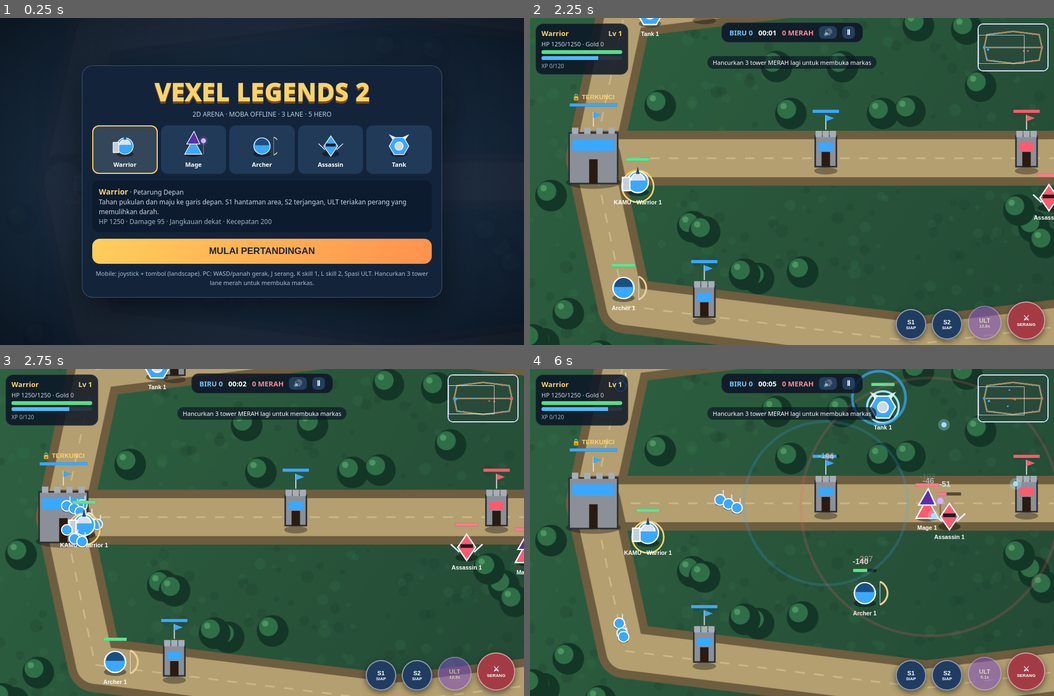
Above: before the commit, frames 1-4 (two rows, left to right).
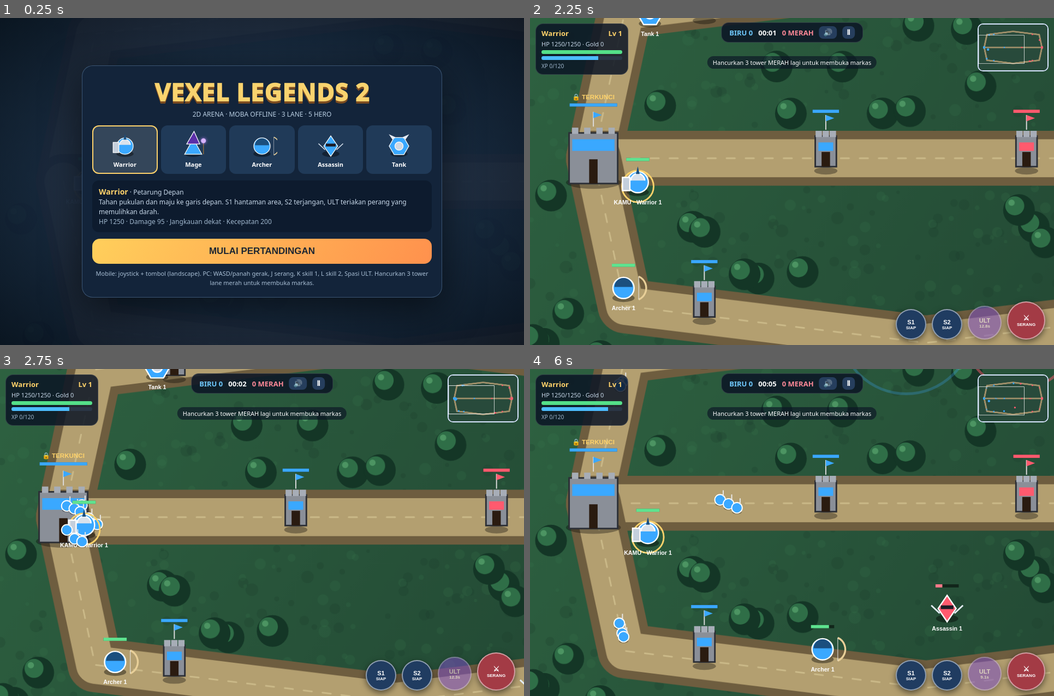
Above: after the commit, the same moments.

Repository: vexelkang-cell/gamepai
Game: browser game, page games/vexel-legend-2-arena/index.html
The game is run twice, just before and just after one commit, with the same random seed, the same clock (stepped at 60 frames per second) and the same inputs.
Inputs:
- Up to frame 1 (0.25 s): no input
- Up to frame 2 (2.25 s): click "MULAI PERTANDINGAN" at 0.27 s; hold Right 1.03-1.53 s; tap Space at 1.1, 1.6, 2.1 s; hold Down 1.58-1.85 s; hold Left from 1.9 s (still down)
- Up to frame 3 (2.75 s): release Left at 2.47 s; hold Up from 2.52 s (still down); tap Space at 2.6 s
- Up to frame 4 (6 s): release Up at 2.82 s; hold Right 2.87-3.53 s; tap Space every 0.5 s from 3.1 to 5.6 s; hold Up 3.58-3.82 s; hold Left 3.87-4.3 s; hold Down 4.35-4.68 s; hold Right 4.73-5.23 s; hold Down 5.28-5.55 s; hold Left from 5.6 s (still down)

Frame 1 is identical in both runs. In frame 2, 0.3% of the frame differs, in the area x 94-100%, y 6-62%; in frame 3, 0.5%; in frame 4, 4.6%, in the area x 40-100%, y 0-93%.

Commit message:
Restore aggressive enemy hero combat and balanced tower pushes

Diff:
--- a/games/vexel-legend-2-arena/index.html
+++ b/games/vexel-legend-2-arena/index.html
@@ -207,13 +207,12 @@
   const tw=enemyTower.s,td=enemyTower.d;
   const targetUnderTower=!!(target&&dist(target,tw)<tw.rng+45);
   const alliedMinions=U.filter(v=>!v.dead&&!v.hero&&v.team==='red'&&dist(v,tw)<tw.rng+85).length;
-  // Tower sedang sibuk bila tidak mengunci hero ini, termasuk saat menembaki minion atau hero kawan.
+  // Deteksi sasaran tower: minion atau hero biru yang sedang ditembaki tower.
   const towerVictim=near(enemies('blue'),tw,tw.rng);
-  const towerDistracted=!towerVictim||towerVictim!==h;
+  const towerTargetsOther=!towerVictim||towerVictim!==h;
   const enteringDanger=td<tw.rng+95&&(td<tw.rng+35||targetUnderTower);
-  // Jangan masuk zona tower sendirian jika tower justru sedang mengunci hero ini.
-  if(enteringDanger&&alliedMinions===0&&!towerDistracted){
-   h.aiTarget=null;
+  // Mundur hanya jika tower benar-benar mengunci hero ini dan belum ada minion merah sebagai tameng.
+  if(enteringDanger&&alliedMinions===0&&!towerTargetsOther){
    if(hp<.52)h.retreating=true;
    if(h.retreating){
     const home=Math.hypot(h.x-baseX,h.y-500);
@@ -226,13 +225,11 @@
    steerHero(h,tw.x+dx/len*safe,tw.y+dy/len*safe,dt);
    return;
   }
-  // Manfaatkan kesempatan mengepung tower saat tower sedang menembaki minion atau hero kawan.
-  if(towerDistracted&&(!target||dist(target,h)>330)){
+  // Bila tower sedang sibuk atau tidak menembaki hero ini, jangan biarkan target tower
+  // mengalahkan prioritas duel. Hero hanya beralih ke dorong lane jika lawan sudah jauh.
+  if(towerTargetsOther&&target&&dist(target,h)>330){
+   target=null;
    h.aiTarget=null;
-   if(td<=h.rng+22){stopHero(h,dt);strike(h,tw);return}
-   if(td<tw.rng+115||alliedMinions>0||!towerVictim){
-    steerHero(h,tw.x,tw.y,dt);return;
-   }
   }
  }
  // Tim merah memakai heal dan shield lebih disiplin agar tidak mudah tumbang.
